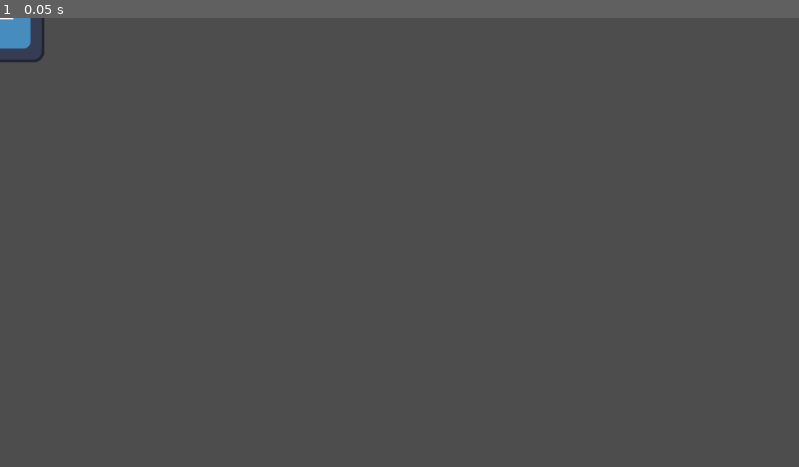
Above: before the commit, frame 1.
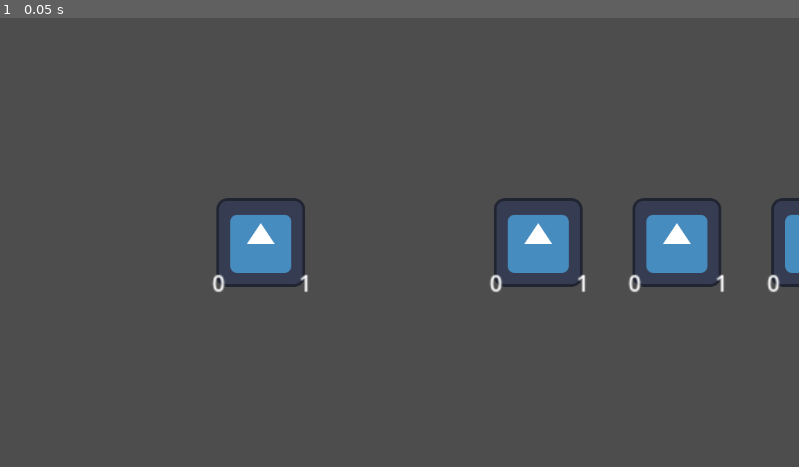
Above: after the commit, the same moment.

Repository: gknutson1/mass-effect-3
Game: Godot game, scene res://battle.tscn
Two runs of this game, one before a commit and one after it. Both use one fixed random seed, a clock stepped at 60 frames per second and the inputs below. The engine's default icon, where the game draws it, is replaced by a stand-in: a white triangle on a blue panel in a dark square.
Inputs:
- Up to frame 1 (0.05 s): no input

The runs differ from the first frame. In frame 1, 4.7% of the frame differs, in the area x 0-100%, y 0-62%.

Commit message:
Displaying health and attack

Diff:
--- a/BattleManager.gd
+++ b/BattleManager.gd
@@ -15,25 +15,28 @@
 func _ready():
 	var char1 = character_asset.instantiate()
 	var char2 = character_asset.instantiate()
+	var char3 = character_asset.instantiate()
+	var char4 = character_asset.instantiate()
 
 	add_child(char1)
 	add_child(char2)
+	add_child(char3)
+	add_child(char4)
 
-	team1 = [char1]
-	team2 = [char2]
+	team2 = [char1]
+	team1 = [char2, char3, char4]
+
+	start_battle()
 	pass
 
 func start_battle():
-	print(team1.size())
 	for i in range(team1.size()):
-		print("Ping!")
 		var character = team1[i]
-		character.position = Vector2((i + 1) * 100, 100)
+		character.position = Vector2((i + 1) * 200, 0)
 
-	for i in range(team1.size()):
-		print("Pong!")
-		var character = team1[i]
-		character.position = Vector2((i + 1) * 100, 300)
+	for i in range(team2.size()):
+		var character = team2[i]
+		character.position = Vector2((i + 1) * -200, 0)
 
 	while can_battle():
 		fight_round()
--- a/Character.gd
+++ b/Character.gd
@@ -5,6 +5,9 @@
 var health = 1;
 var attack = 0;
 var defense = 0;
+
+@onready var health_label = get_node("../HealthLabel")
+@onready var attack_label = get_node("../AttackLabel")
 
 func initialize(health: int, attack: int, defense: int) -> Character:
 	self.health = health
@@ -17,9 +20,15 @@
 
 # Called when the node enters the scene tree for the first time.
 func _ready():
+	update_labels()
 	pass # Replace with function body.
 
 
 # Called every frame. 'delta' is the elapsed time since the previous frame.
 func _process(delta):
+	update_labels()
 	pass
+
+func update_labels():
+	health_label.text = str(health)
+	attack_label.text = str(attack)
--- a/battle.tscn
+++ b/battle.tscn
@@ -6,3 +6,5 @@
 
 [node name="BattleManager" type="Node" parent="."]
 script = ExtResource("1_11l8l")
+
+[node name="Camera2D" type="Camera2D" parent="."]
--- a/char.tscn
+++ b/char.tscn
@@ -10,3 +10,19 @@
 
 [node name="Character" type="Node" parent="."]
 script = ExtResource("1_24uo5")
+
+[node name="HealthLabel" type="Label" parent="."]
+offset_left = 55.0
+offset_top = 35.0
+offset_right = 65.0
+offset_bottom = 58.0
+scale = Vector2(2, 2)
+text = "0"
+
+[node name="AttackLabel" type="Label" parent="."]
+offset_left = -70.0
+offset_top = 35.0
+offset_right = -60.0
+offset_bottom = 58.0
+scale = Vector2(2, 2)
+text = "0"
